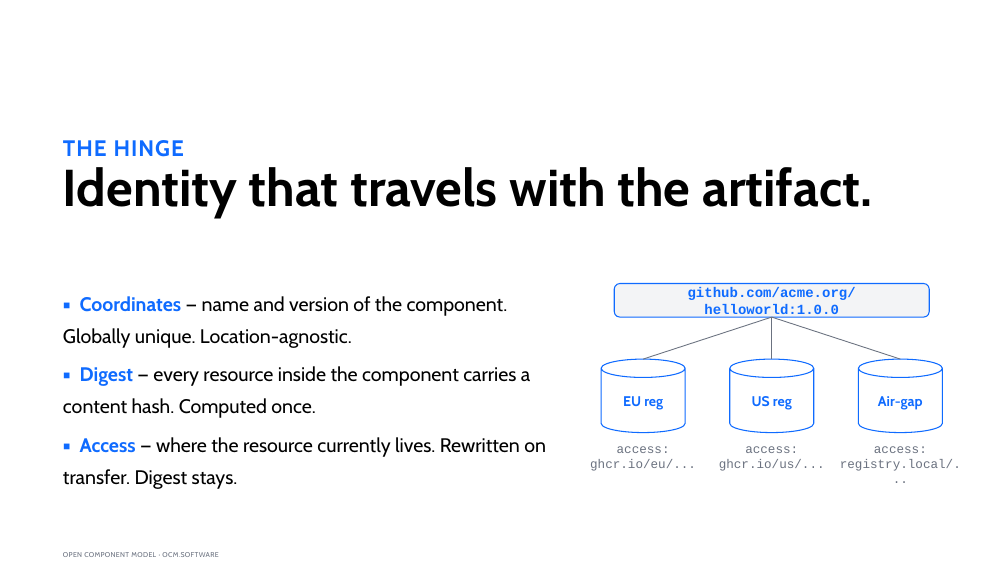
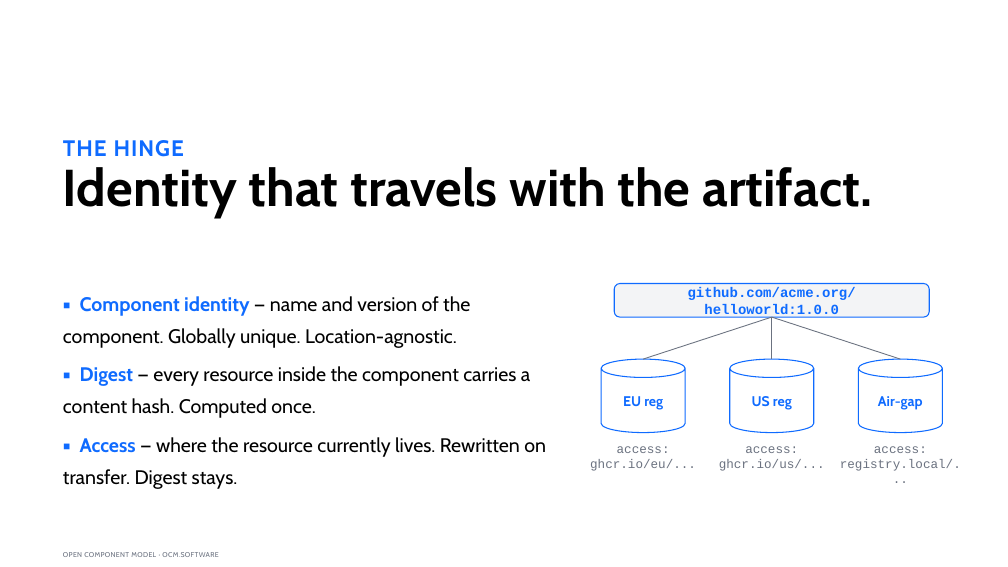
Before and after one commit to morri-son/open-component-model, a slide deck: slide 3 of docs/community/marketing/decks/architect-phase2a/OCM-Sovereign-Delivery-Architect-External.pptx. Drawn at 1008x567 pixels with LibreOffice and Linux fonts; fonts in the diff are those of the drawing. Boxes give left, top, right and bottom in pixels: in the first picture for what was removed or moved away, otherwise in the second. Text is boxed around its words. In the diff, an @@ line names an element or a change of style, - is before the commit and + after.

```diff
--- a/docs/community/marketing/decks/architect-phase2a/OCM-Sovereign-Delivery-Architect-External.pptx
+++ b/docs/community/marketing/decks/architect-phase2a/OCM-Sovereign-Delivery-Architect-External.pptx
@@ text at (63,296,470,348): text changed @@
-▪ Coordinates — name and version of the component. Globally unique. Location-agnostic.
+▪ Component identity — name and version of the component. Globally unique. Location-agnostic.
```
Also in this commit, not shown: 9 other slides changed, 1 slide added, 4 other files.
